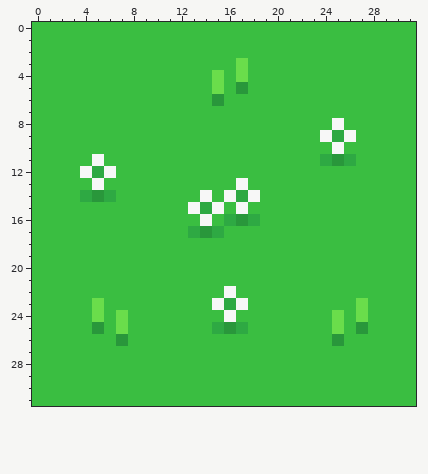
Edited in one commit: pixel-art sprite (core/assets/images/tile/GROUND_4.png). The first picture shows the starting point.
The file is 32x32 pixels. Colours within 5 levels of each other are drawn and written as one.
After:
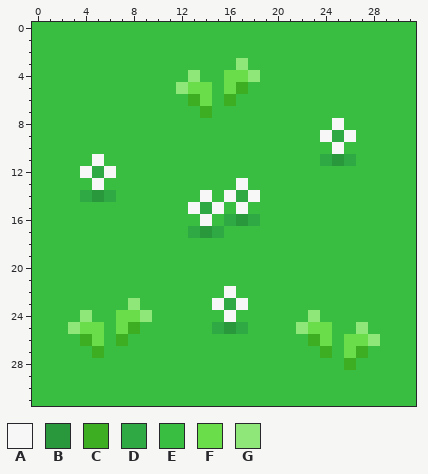
Palette (. is transparent): A #f7f7f7  B #29973b  C #3dad21  D #2ea943  E #3abe41  F #6add4b  G #8fe77a
Diff:
@@ x 10..20 @@
  2 EEEEEEEEEEE
- 3 EEEEEEEFEEE
- 4 EEEEEFEFEEE
- 5 EEEEEFEBEEE
- 6 EEEEEBEEEEE
- 7 EEEEEEEEEEE
+ 3 EEEEEEEGEEE
+ 4 EEEGEEFFGEE
+ 5 EEGFFEFCEEE
+ 6 EEECFECEEEE
+ 7 EEEECEEEEEE
  8 EEEEEEEEEEE
@@ x 0..31 @@
 22 EEEEEEEEEEEEEEEEAEEEEEEEEEEEEEEE
-23 EEEEEFEEEEEEEEEADAEEEEEEEEEFEEEE
-24 EEEEEFEFEEEEEEEEAEEEEEEEEFEFEEEE
-25 EEEEEBEFEEEEEEEDBDEEEEEEEFEBEEEE
-26 EEEEEEEBEEEEEEEEEEEEEEEEEBEEEEEE
-27 EEEEEEEEEEEEEEEEEEEEEEEEEEEEEEEE
-28 EEEEEEEEEEEEEEEEEEEEEEEEEEEEEEEE
+23 EEEEEEEEGEEEEEEADAEEEEEEEEEEEEEE
+24 EEEEGEEFFGEEEEEEAEEEEEEGEEEEEEEE
+25 EEEGFFEFCEEEEEEDBDEEEEGFFEEGEEEE
+26 EEEECFECEEEEEEEEEEEEEEECFEFFGEEE
+27 EEEEECEEEEEEEEEEEEEEEEEECEFCEEEE
+28 EEEEEEEEEEEEEEEEEEEEEEEEEECEEEEE
 29 EEEEEEEEEEEEEEEEEEEEEEEEEEEEEEEE
